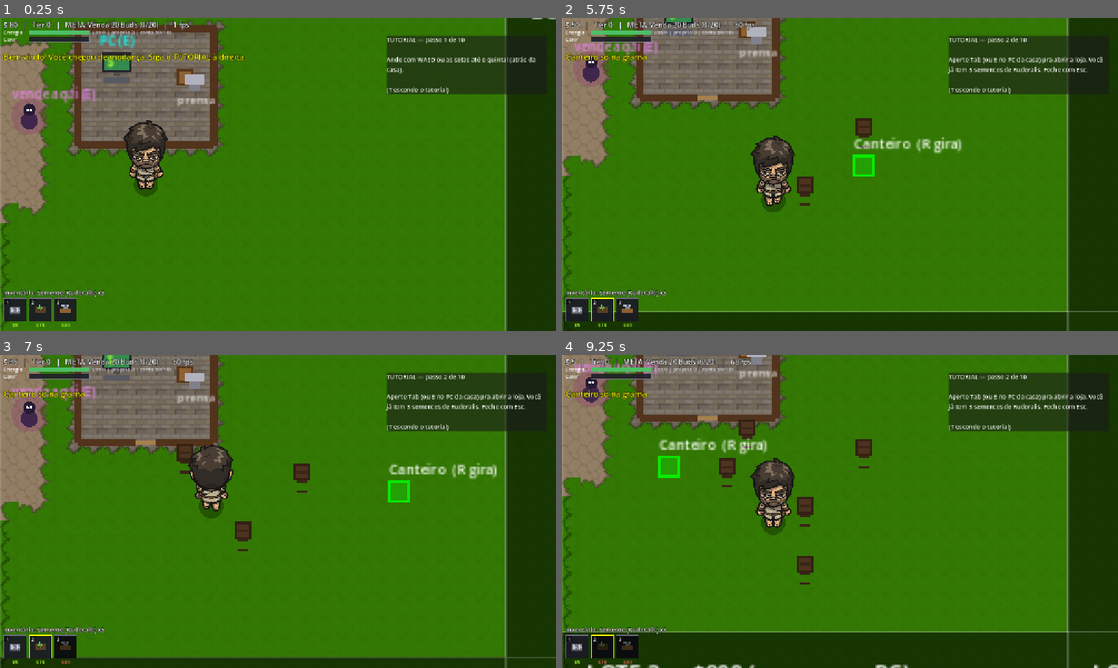
Above: before the commit, frames 1-4 (two rows, left to right).
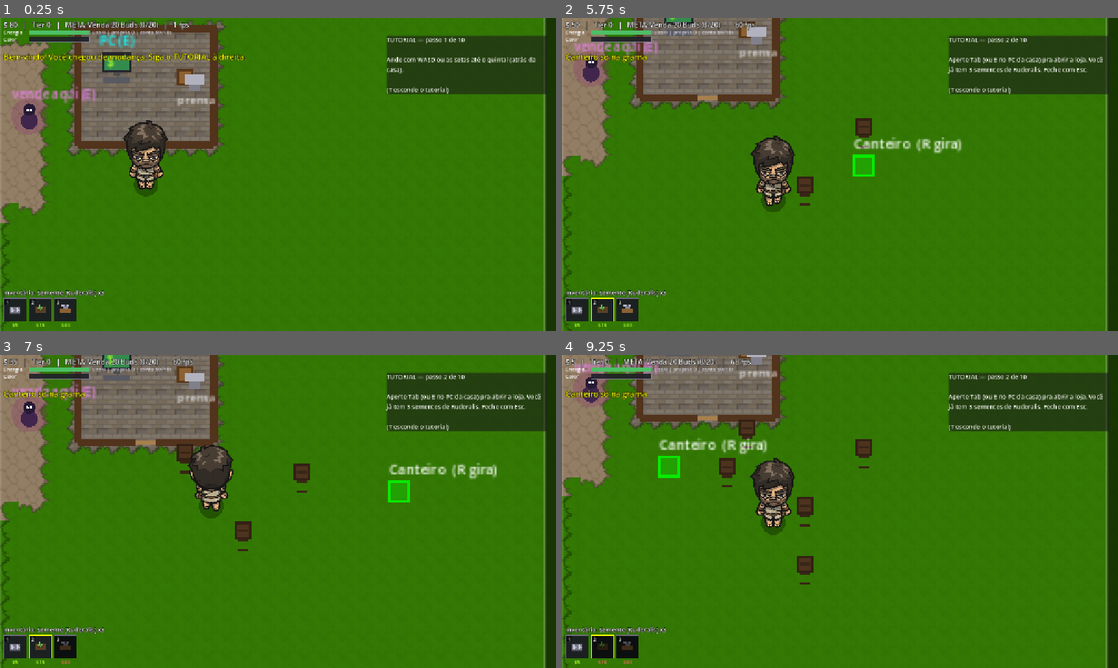
Above: after the commit, the same moments.

Repository: HendryGabriel/canabisprojectbrasiliangame
Game: Godot game, scene res://src/main.tscn
Same seed, same stepped clock (60 frames per second), same inputs: the game is played once before the commit and once after it.
Inputs (mouse positions are in pixels of both pictures, inside the frame that each line leads up to):
- Up to frame 1 (0.25 s): no input
- Up to frame 2 (5.75 s): tap Enter at 0.5 s; move the mouse to (962, 158) at 0.52 s; hold D 0.53-1.25 s; hold E 0.53-1.25 s; click (962, 158) at 0.67 s; drag from (728, 190) to (812, 237) at 1.27 s; move the mouse to (895, 105) at 2.02 s; hold D 2.03-2.75 s; tap 2 at 2.1 s; drag from (812, 237) to (673, 127) at 2.77 s; move the mouse to (1006, 221) at 3.52 s; hold A 3.53-4.25 s; tap 4 at 3.6 s; drag from (673, 127) to (756, 96) at 4.27 s; tap Space at 5 s; move the mouse to (867, 174) at 5.02 s; hold S from 5.03 s (still down); tap 6 at 5.1 s; click (867, 174) at 5.17 s
- Up to frame 3 (7 s): release S at 5.75 s; drag from (194, 433) to (166, 527) at 5.77 s; move the mouse to (400, 495) at 6.52 s; hold W from 6.53 s (still down); tap 8 at 6.6 s
- Up to frame 4 (9.25 s): release W at 7.25 s; drag from (728, 527) to (812, 574) at 7.27 s; move the mouse to (895, 442) at 8.02 s; hold S 8.03-8.75 s; tap 0 at 8.1 s; drag from (812, 574) to (673, 464) at 8.77 s

The runs differ from the first frame. In frame 1, 7.3% of the frame differs, in the area x 90-100%, y 0-100%; in frame 2, 13%; in frame 3, 10%; in frame 4, 17%, in the area x 0-100%, y 0-100%.

Commit message:
feat: mapa muito maior (160x104) proporcional ao personagem
Mundo passou de 64x36 para 160x104 tiles. Area inicial (casa, beco, PC, spawn, primeiros recursos) fica identica; recursos (lagos, bosques, areiais) e 7 lotes espalhados pelo mapa grande para expansao. Helper _bosque gera arvores esparsas. Determinismo intacto (mesmo hash).

Co-Authored-By: Claude Fable 5 <noreply@anthropic.com>

Diff:
--- a/src/defs.gd
+++ b/src/defs.gd
@@ -110,12 +110,15 @@
 ]
 
 # Lotes de terra (indice 0 = casa+quintal, gratis). Comprados em ordem no PC.
+# Cobrem o mapa 160x104 inteiro; area inicial (lote 0) fica igual ao antigo.
 const LOTES := [
-	{"custo": 0, "rect": Rect2i(0, 0, 26, 20)},
-	{"custo": 300, "rect": Rect2i(26, 0, 16, 20)},
-	{"custo": 800, "rect": Rect2i(0, 20, 26, 16)},
-	{"custo": 2000, "rect": Rect2i(26, 20, 16, 16)},
-	{"custo": 5000, "rect": Rect2i(42, 0, 22, 36)},
+	{"custo": 0, "rect": Rect2i(0, 0, 28, 22)},
+	{"custo": 400, "rect": Rect2i(28, 0, 32, 22)},
+	{"custo": 900, "rect": Rect2i(0, 22, 28, 30)},
+	{"custo": 2200, "rect": Rect2i(28, 22, 32, 30)},
+	{"custo": 6000, "rect": Rect2i(60, 0, 44, 52)},
+	{"custo": 15000, "rect": Rect2i(0, 52, 104, 52)},
+	{"custo": 40000, "rect": Rect2i(104, 0, 56, 104)},
 ]
 
 
--- a/src/sim.gd
+++ b/src/sim.gd
@@ -14,8 +14,8 @@
 
 enum T { GRAMA, AGUA, ARVORE, AREIA, PISO, BECO }
 
-const W := 64
-const H := 36
+const W := 160
+const H := 104
 
 var tick := 0
 var money := 80
@@ -68,24 +68,32 @@
 func _gerar_terreno() -> void:
 	terreno.resize(W * H)
 	terreno.fill(T.GRAMA)
+	# --- area inicial (identica ao mapa antigo, nao muda o comeco) ---
 	for x in range(4, 11):
 		for y in range(3, 9):
 			_set_t(x, y, T.PISO)  # casa
 	for x in range(0, 2):
 		for y in range(4, 12):
 			_set_t(x, y, T.BECO)  # beco escuro
-	_rect_t(Rect2i(30, 7, 6, 4), T.AGUA)      # lago (lote 1)
-	for x in range(3, 23):
-		for y in range(23, 33):
-			if (x * 7 + y * 13) % 7 == 0:
-				_set_t(x, y, T.ARVORE)         # bosque (lote 2)
-	_rect_t(Rect2i(29, 25, 9, 6), T.AREIA)     # areial (lote 3)
-	_rect_t(Rect2i(48, 8, 6, 5), T.AGUA)       # lote 4
-	for x in range(44, 63):
-		for y in range(22, 34):
-			if (x * 5 + y * 11) % 6 == 0:
+	_rect_t(Rect2i(30, 7, 6, 4), T.AGUA)       # lago perto do inicio
+	_bosque(Rect2i(3, 23, 20, 10), 7)          # bosque perto do inicio
+	_rect_t(Rect2i(29, 25, 9, 6), T.AREIA)      # areial perto do inicio
+	# --- recursos espalhados pelo mapa grande (para expansao) ---
+	_rect_t(Rect2i(64, 8, 14, 9), T.AGUA)       # lago leste
+	_bosque(Rect2i(62, 55, 40, 30), 6)          # bosque sul
+	_rect_t(Rect2i(110, 30, 18, 11), T.AREIA)   # areial leste
+	_rect_t(Rect2i(122, 62, 15, 10), T.AGUA)    # lago longe
+	_bosque(Rect2i(8, 68, 44, 32), 6)           # bosque sudoeste
+	_rect_t(Rect2i(70, 90, 18, 11), T.AREIA)    # areial sul
+	_rect_t(Rect2i(134, 84, 16, 12), T.AGUA)    # lago sudeste
+
+
+func _bosque(r: Rect2i, densidade: int) -> void:
+	# arvores esparsas dentro do retangulo (deterministico, sem random)
+	for x in range(r.position.x, mini(r.end.x, W)):
+		for y in range(r.position.y, mini(r.end.y, H)):
+			if (x * 7 + y * 13) % densidade == 0:
 				_set_t(x, y, T.ARVORE)
-	_rect_t(Rect2i(52, 17, 7, 4), T.AREIA)
 
 
 func _set_t(x: int, y: int, t: int) -> void:
